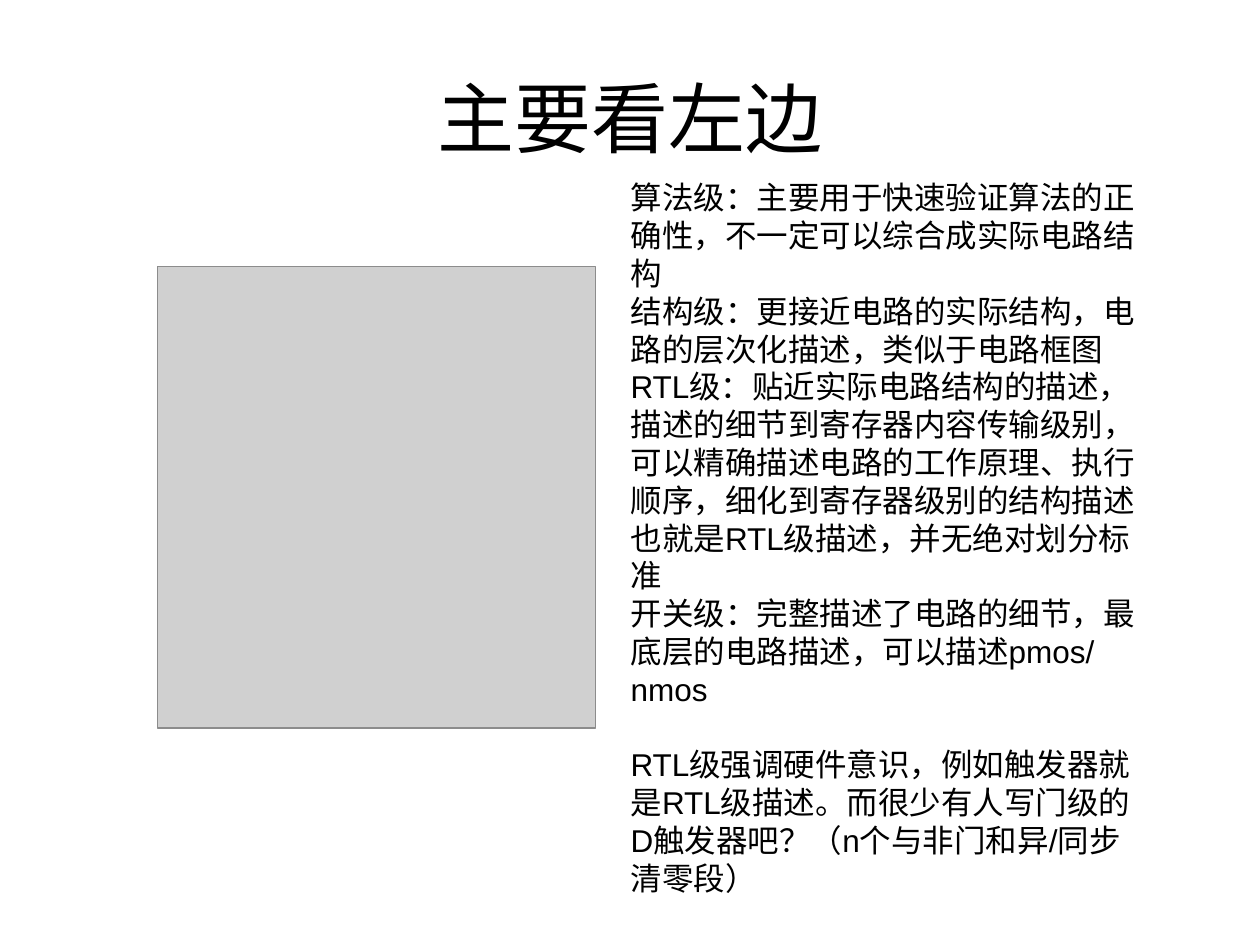
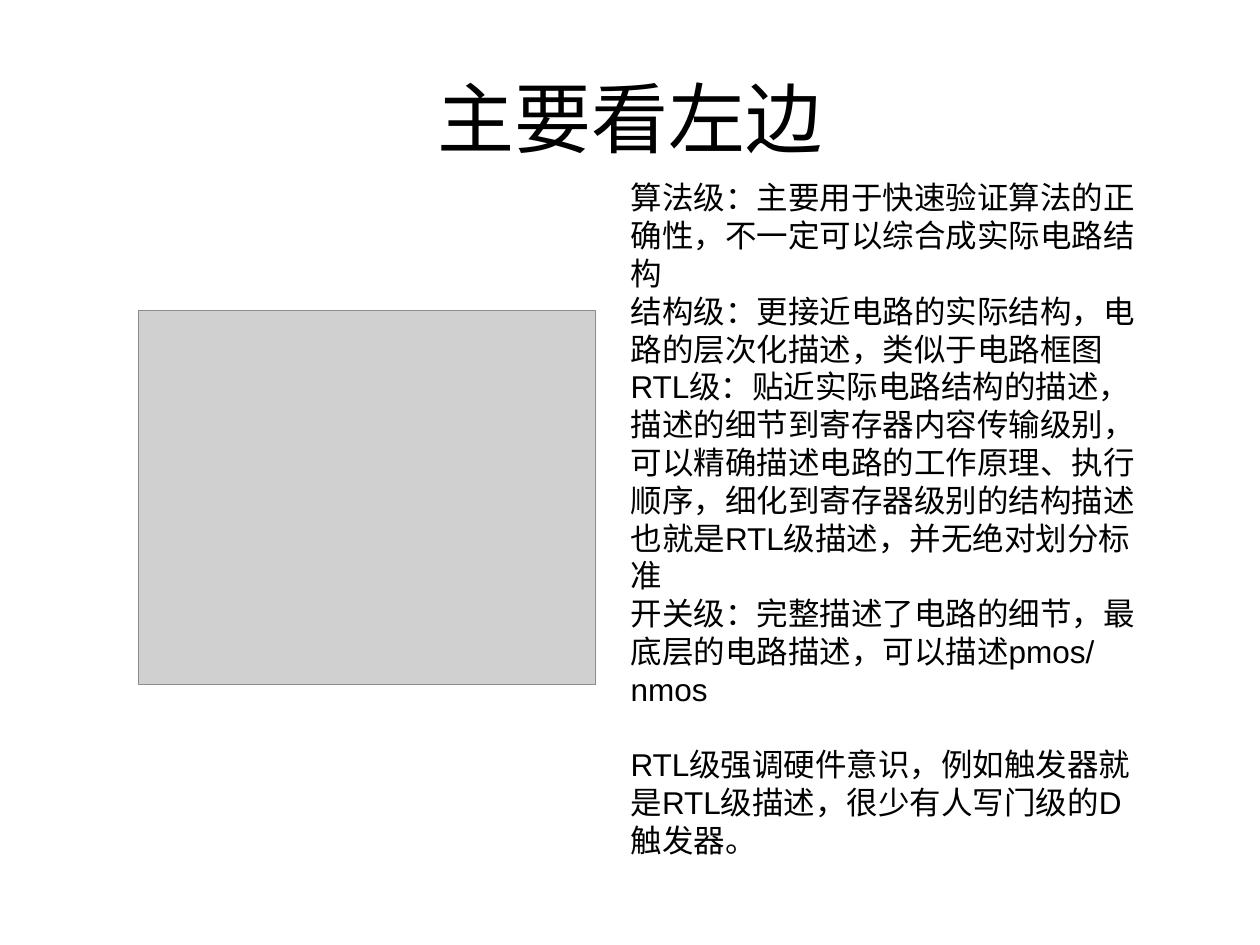
Before and after one commit to KuzuryuYaichi/Speach, a slide deck: slide 6 of 讲课/jk.ppt. Drawn at 1260x945 pixels with LibreOffice and Linux fonts; fonts in the diff are those of the drawing; grey boxes stand for pictures. Boxes give left, top, right and bottom in pixels: in the first picture for what was removed or moved away, otherwise in the second. Text is boxed around its words. In the diff, an @@ line names an element or a change of style, - is before the commit and + after.

```diff
--- a/讲课/jk.ppt
+++ b/讲课/jk.ppt
@@ picture: place and size @@
-picture at [158, 267, 596, 728]
+picture at [139, 310, 596, 684]
@@ text at [631, 751, 1131, 855]: text changed @@
-RTL级强调硬件意识，例如触发器就是RTL级描述。而很少有人写门级的D触发器吧？（n个与非门和异/同步清零段）
+RTL级强调硬件意识，例如触发器就是RTL级描述，很少有人写门级的D触发器。
```
Also in this commit, not shown: 3 other slides changed, 19 slides added, 2 slides removed, 3 other files.
